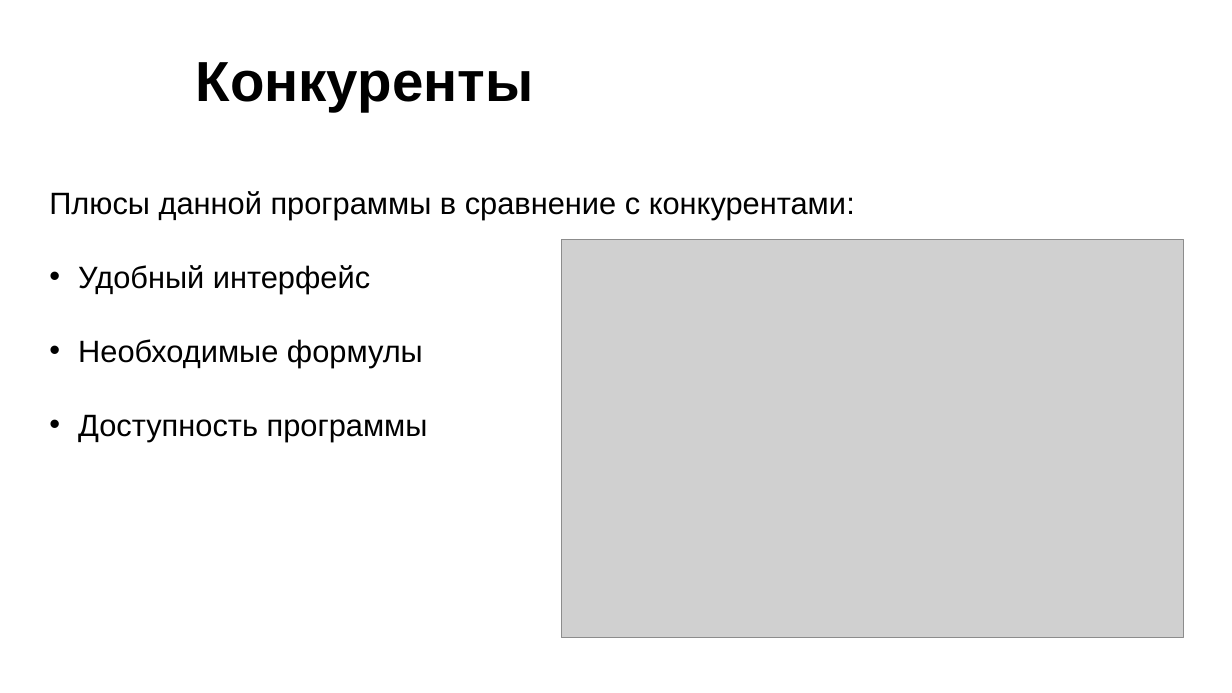
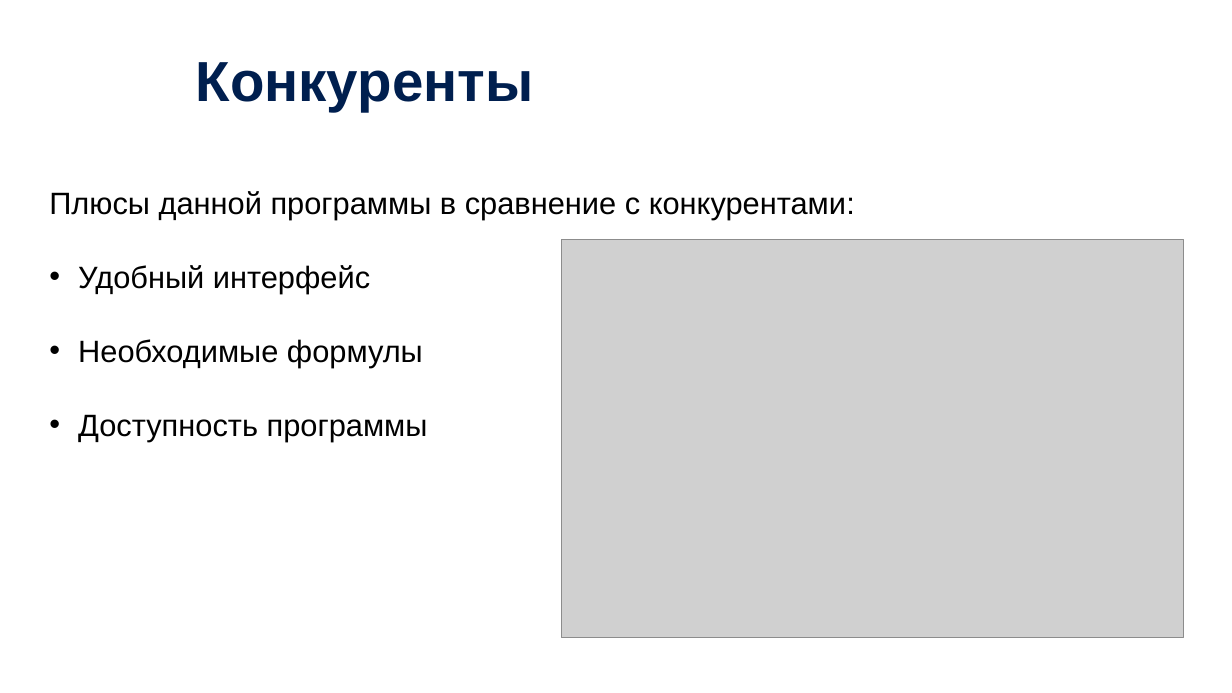
Before and after one commit to kuushma/calculat, a slide deck: slide 3 of documentation/презентация_калькулятор.pptx. Drawn at 1232x693 pixels with LibreOffice and Linux fonts; fonts in the diff are those of the drawing; grey boxes stand for pictures; background and template pictures are left out. Boxes give left, top, right and bottom in pixels: in the first picture for what was removed or moved away, otherwise in the second. Text is boxed around its words. In the diff, an @@ line names an element or a change of style, - is before the commit and + after.

```diff
--- a/documentation/презентация_калькулятор.pptx
+++ b/documentation/презентация_калькулятор.pptx
@@ text "Конкуренты" at bbox=[196, 62, 534, 112]: text colour #000000 to #001F4F @@
```
Also in this commit, not shown: 7 other slides changed, 1 slide added, 1 other file.
